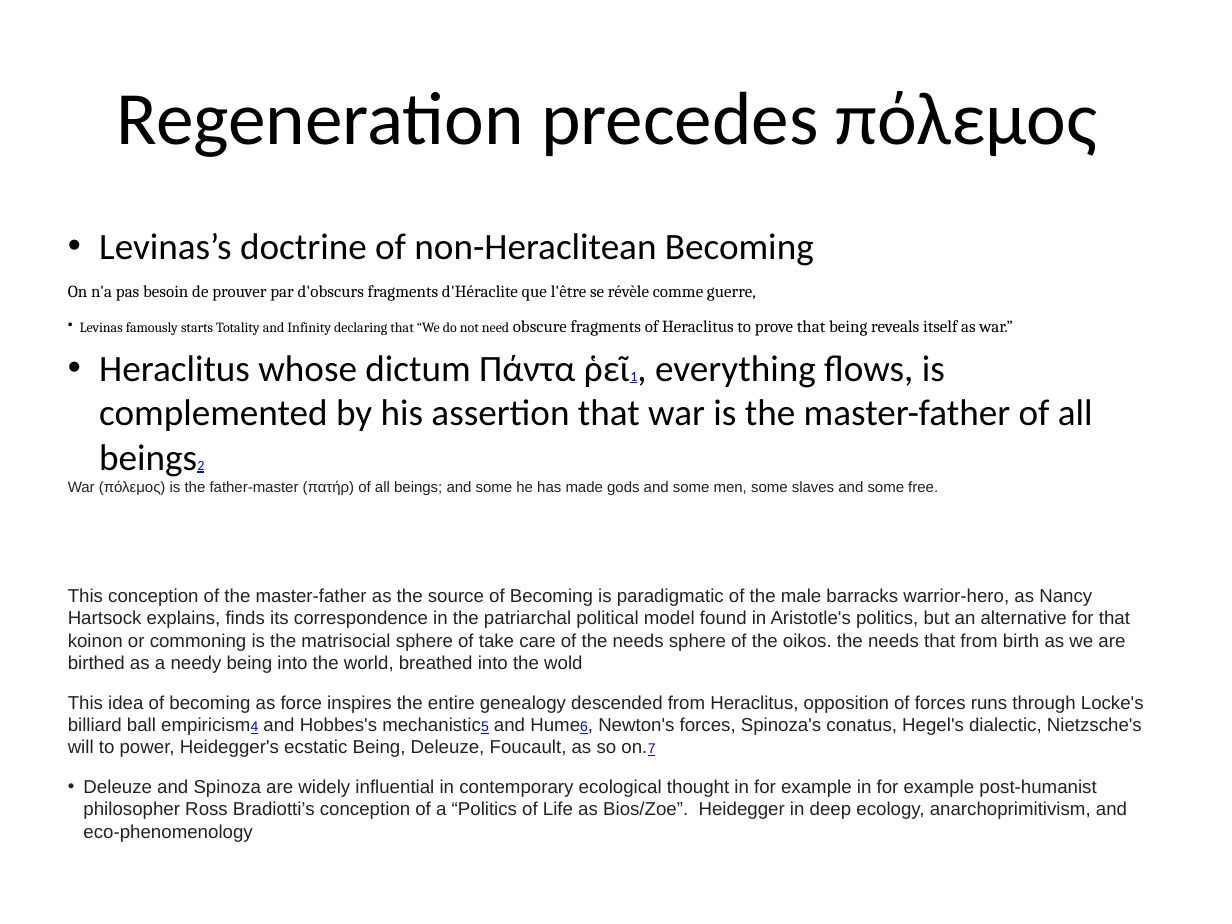
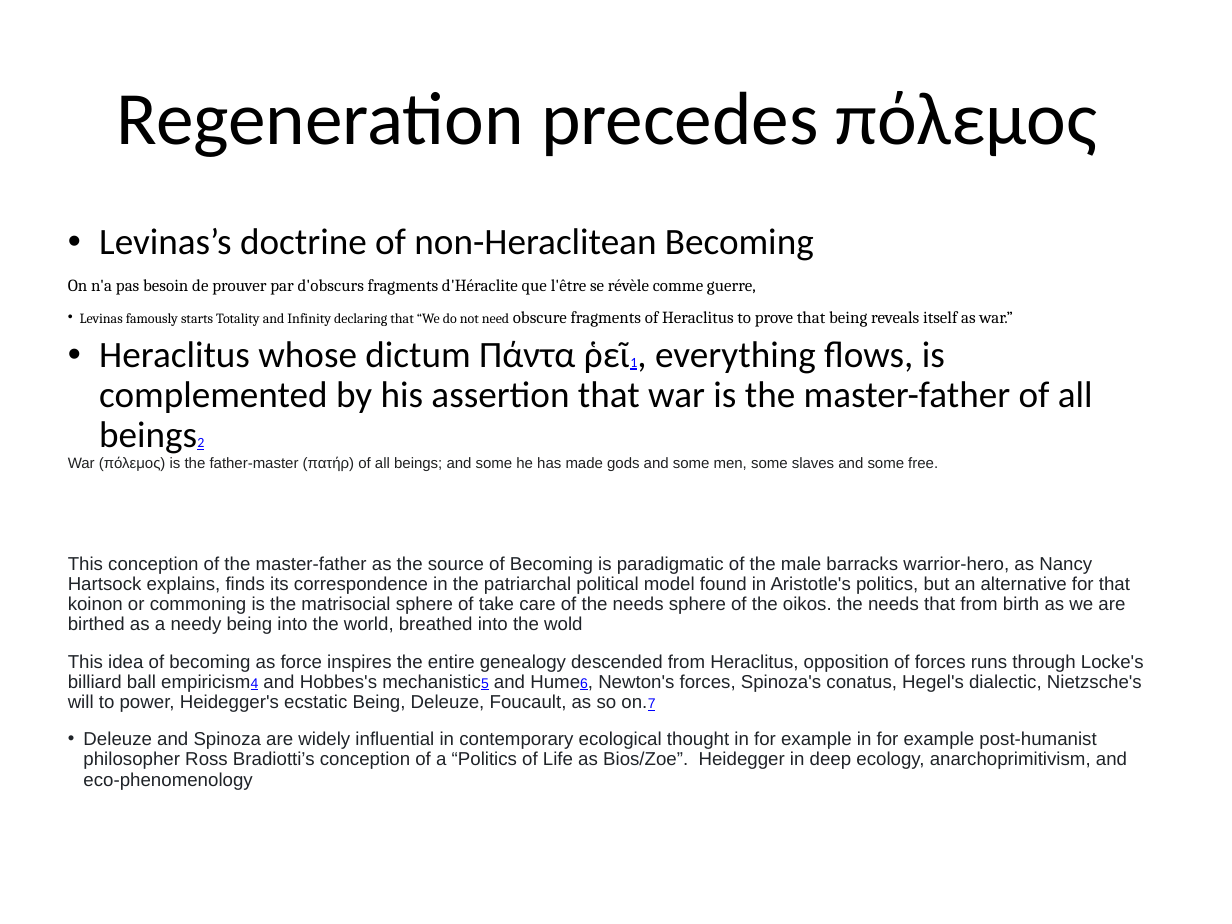
Before and after one commit to mcverter/Dissertation, a slide deck: slide 9 of work/00_NEWEST/KaunsasSol/KaunsasPresentation.pptx (slide 8 before the commit). Drawn at 1232x924 pixels with LibreOffice and Linux fonts; fonts in the diff are those of the drawing. Boxes give left, top, right and bottom in pixels: in the first picture for what was removed or moved away, otherwise in the second. Text is boxed around its words. In the diff, an @@ line names an element or a change of style, - is before the commit and + after.

```diff
--- a/work/00_NEWEST/KaunsasSol/KaunsasPresentation.pptx
+++ b/work/00_NEWEST/KaunsasSol/KaunsasPresentation.pptx
@@ text "Levinas’s doctrine of non-Heraclitean Becoming" at [68, 228, 1144, 790]: line spacing 1 to 0.9 @@
```
Also in this commit, not shown: 4 other slides changed, 1 slide added, 7 other files.
